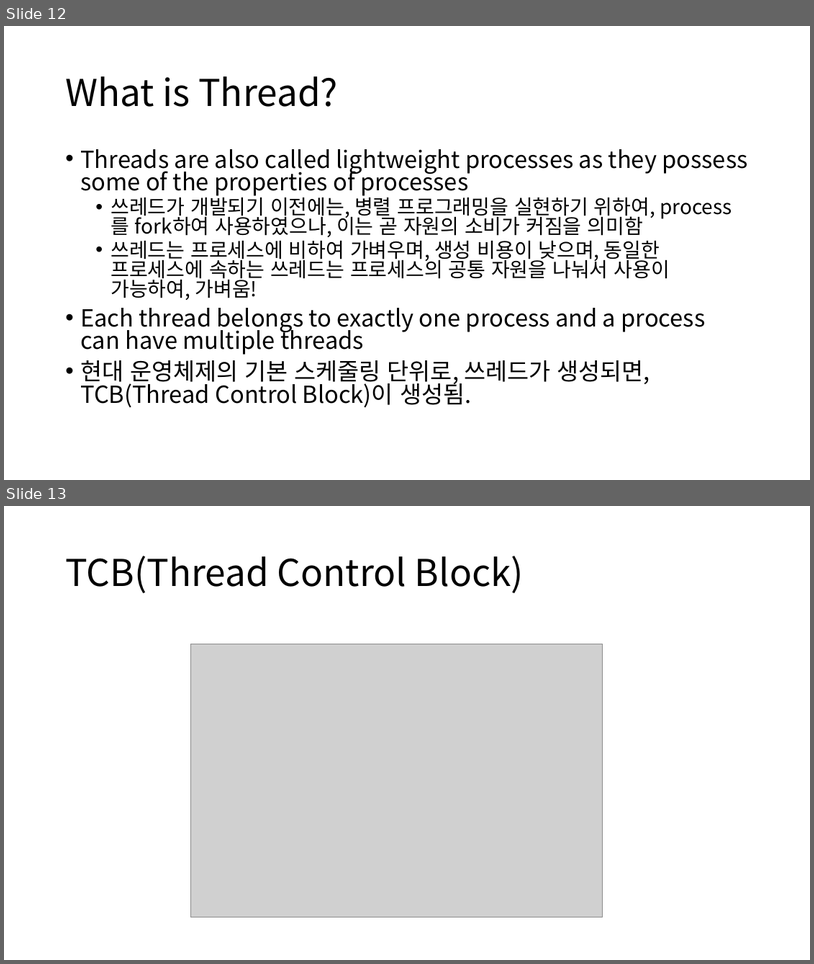
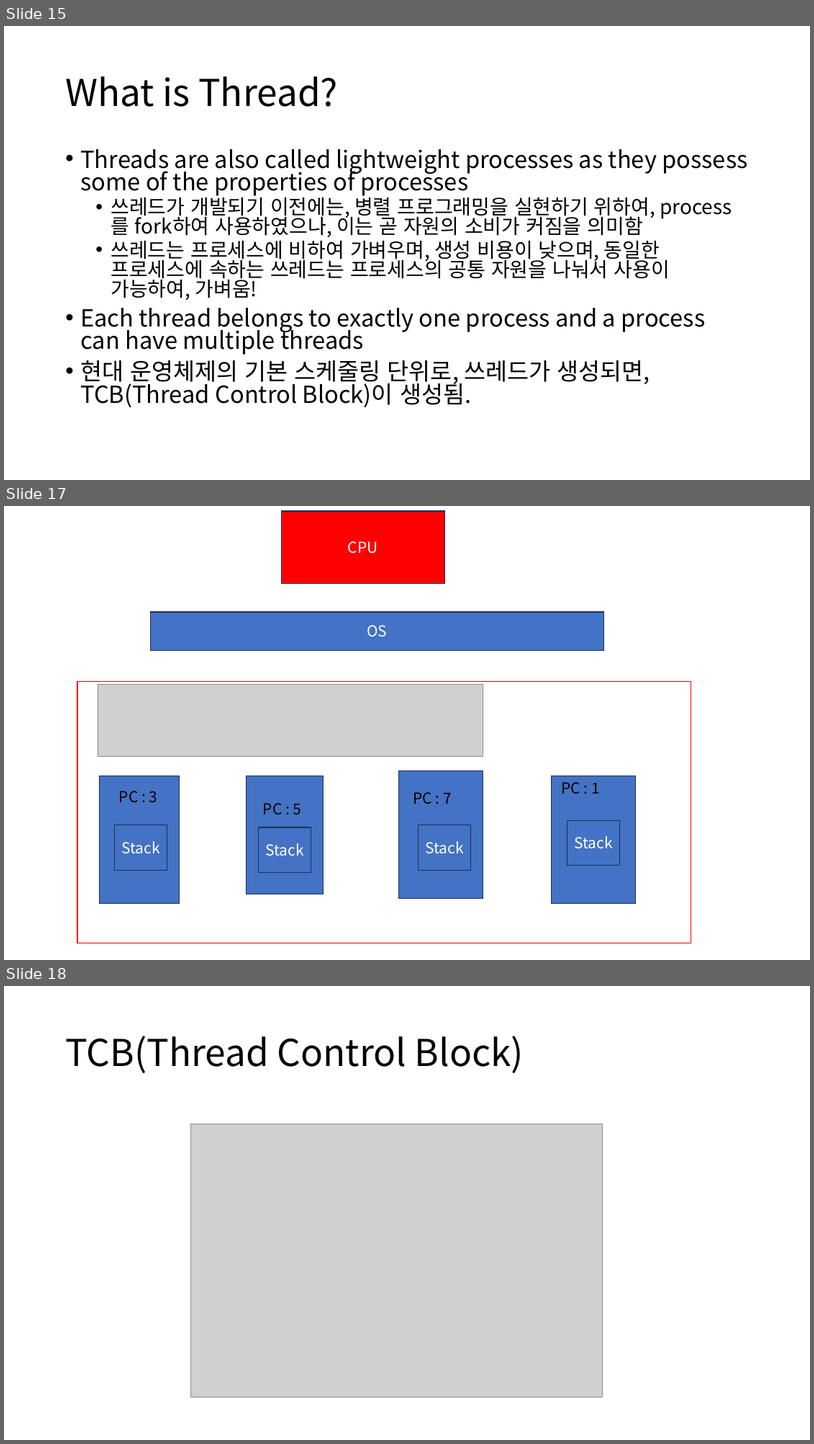
Before and after one commit to Baskervir/simcoding_jm, a slide deck: hy/수업자료/6주차 멀티쓰레딩/Multi Threading.pptx. Shown one above the other, each under a label of ours: slides 12 and 13 before the commit, slides 15, 17 and 18 after it; the slides between them are not shown. The pictures are 814x964 and 814x1444 pixels, drawn with LibreOffice and Linux fonts; fonts in the diff are those of the drawing; grey boxes stand for pictures. Boxes give left, top, right and bottom in pixels: in the first picture for what was removed or moved away, otherwise in the second. Text is boxed around its words. In the diff, an @@ line names an element or a change of style, - is before the commit and + after.

```diff
--- a/hy/수업자료/6주차 멀티쓰레딩/Multi Threading.pptx
+++ b/hy/수업자료/6주차 멀티쓰레딩/Multi Threading.pptx
@@ slide 17 added at <box>4,506,810,960</box>, background #FFFFFF @@
@@ rectangle added at <box>282,511,445,584</box>, fill #FF0000, outline #1E3256 1 pt, 18 pt, text #FFFFFF @@
+CPU
@@ rectangle added at <box>150,612,604,650</box>, fill #4472C4, outline #1E3256 1 pt, 18 pt, text #FFFFFF @@
+OS
@@ rectangle added at <box>77,682,691,943</box>, outline #FF0000 1 pt @@
@@ picture added at <box>98,684,484,757</box> @@
@@ rectangle added at <box>99,776,180,903</box>, fill #4472C4, outline #1E3256 1 pt @@
@@ rectangle added at <box>247,776,324,894</box>, fill #4472C4, outline #1E3256 1 pt @@
@@ rectangle added at <box>399,771,484,898</box>, fill #4472C4, outline #1E3256 1 pt @@
@@ rectangle added at <box>551,776,636,903</box>, fill #4472C4, outline #1E3256 1 pt @@
@@ text added at <box>561,782,600,794</box>, 18 pt, text #000000 @@
+PC : 1
@@ text added at <box>119,790,158,803</box>, 18 pt, text #000000 @@
+PC : 3
@@ text added at <box>263,803,302,815</box>, 18 pt, text #000000 @@
+PC : 5
@@ text added at <box>413,792,452,804</box>, 18 pt, text #000000 @@
+PC : 7
@@ rectangle added at <box>115,825,167,870</box>, fill #4472C4, outline #1E3256 1 pt, 18 pt, text #FFFFFF @@
+Stack
@@ rectangle added at <box>259,827,311,872</box>, fill #4472C4, outline #1E3256 1 pt, 18 pt, text #FFFFFF @@
+Stack
@@ rectangle added at <box>419,825,471,870</box>, fill #4472C4, outline #1E3256 1 pt, 18 pt, text #FFFFFF @@
+Stack
@@ rectangle added at <box>568,820,620,865</box>, fill #4472C4, outline #1E3256 1 pt, 18 pt, text #FFFFFF @@
+Stack
@@ what was slide 12 is now slide 15 @@
@@ what was slide 13 is now slide 18 @@
```
Also in this commit, not shown: 6 slides changed, 14 other slides added, 1 slide removed, 7 other files.
